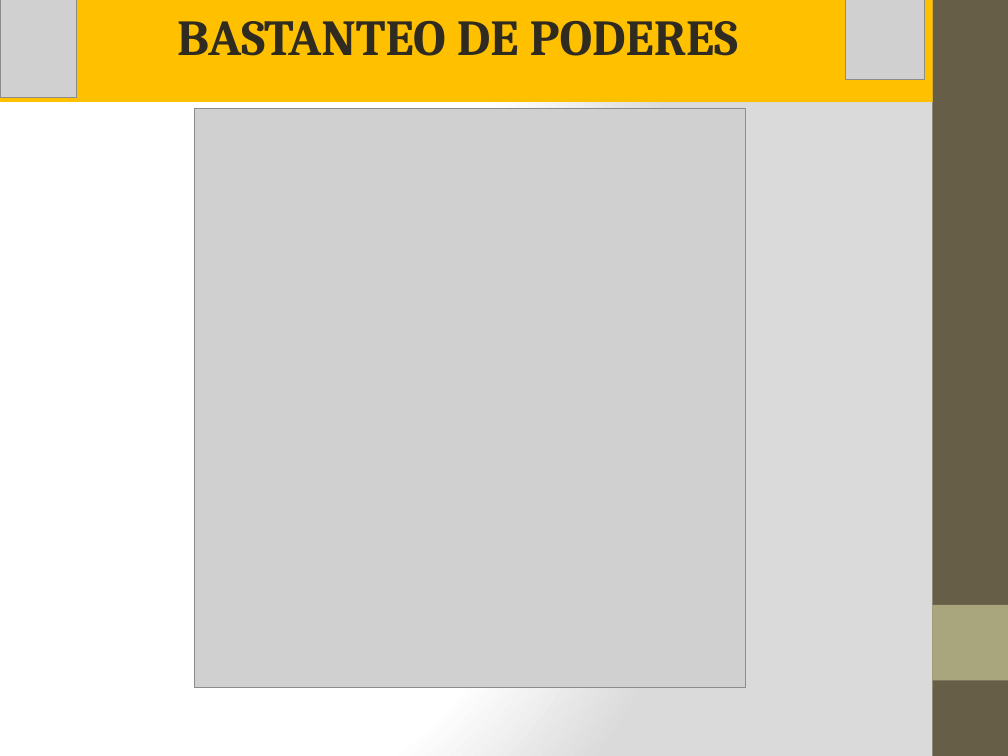
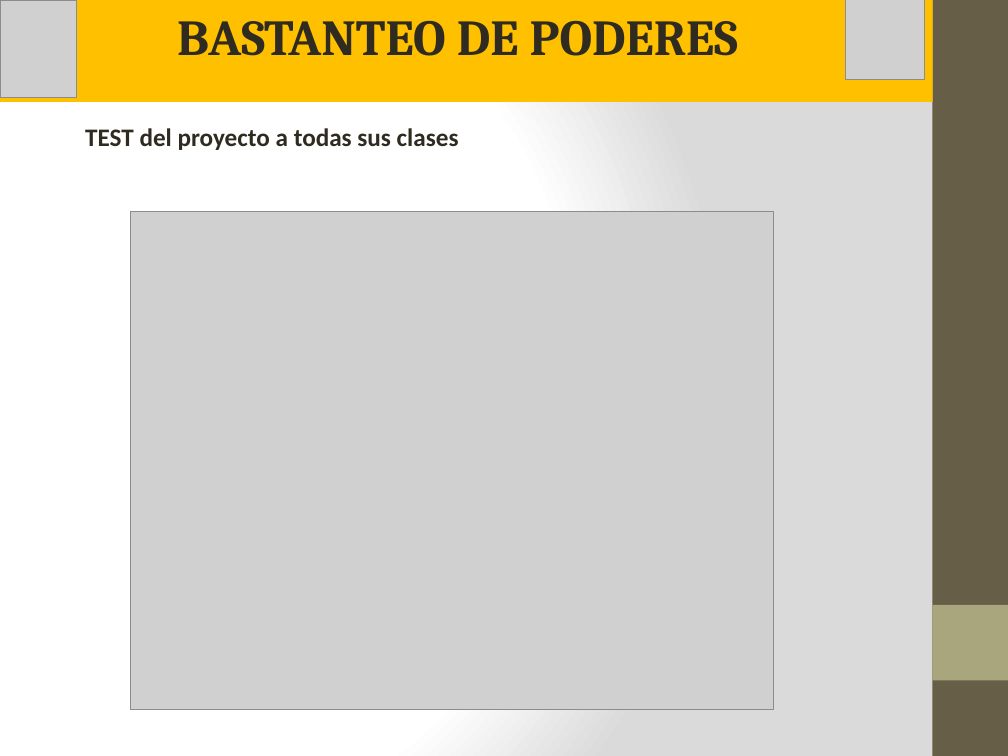
Before and after one commit to vannygabrielli/FinalProjectPeruBank, a slide deck: slide 15 of Documentacion/Presentacion ppt.pptx (slide 10 before the commit). Drawn at 1008x756 pixels with LibreOffice and Linux fonts; fonts in the diff are those of the drawing; grey boxes stand for pictures. Boxes give left, top, right and bottom in pixels: in the first picture for what was removed or moved away, otherwise in the second. Text is boxed around its words. In the diff, an @@ line names an element or a change of style, - is before the commit and + after.

```diff
--- a/Documentacion/Presentacion ppt.pptx
+++ b/Documentacion/Presentacion ppt.pptx
@@ text added at (85, 128, 459, 150), 18 pt, text #2F2B20, bold @@
+TEST del proyecto a todas sus clases
@@ picture: place and size @@
-picture at (195, 108, 745, 687)
+picture at (131, 212, 774, 710)
```
Also in this commit, not shown: 5 other slides changed, 3 slides added, 23 other files.
